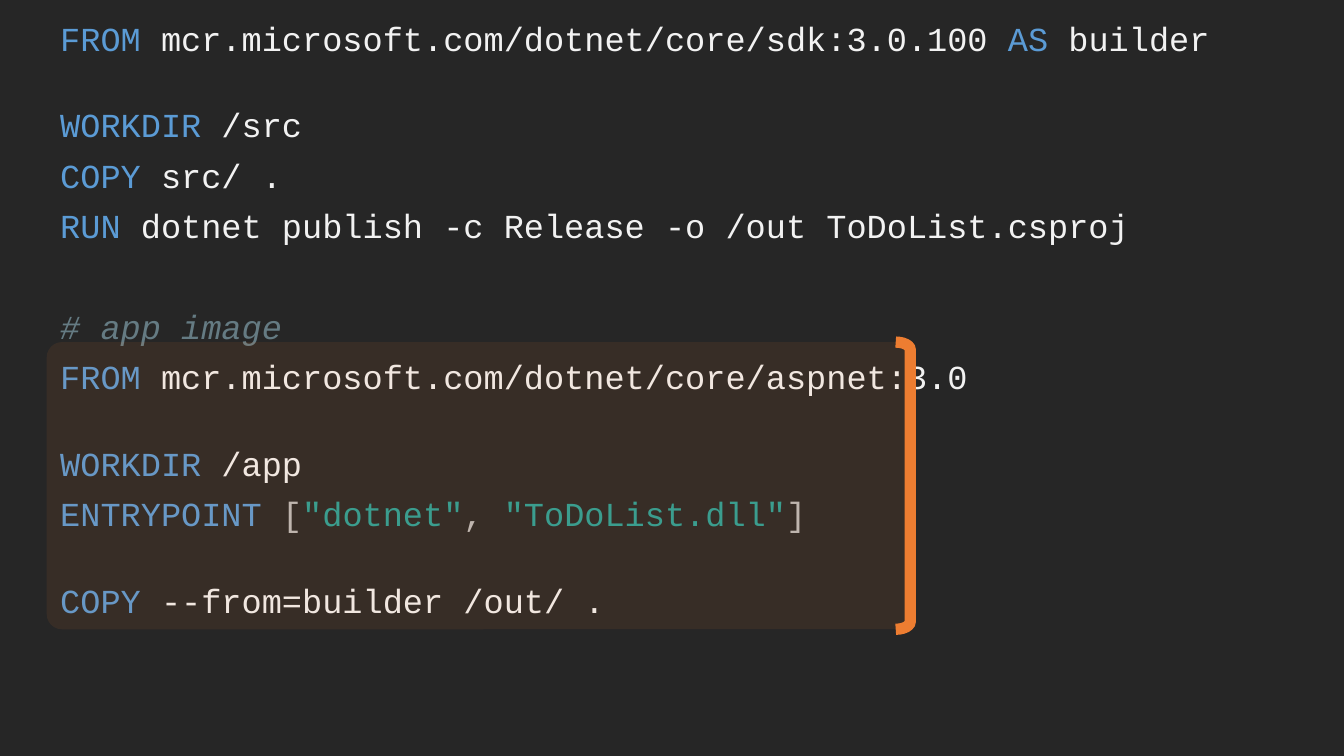
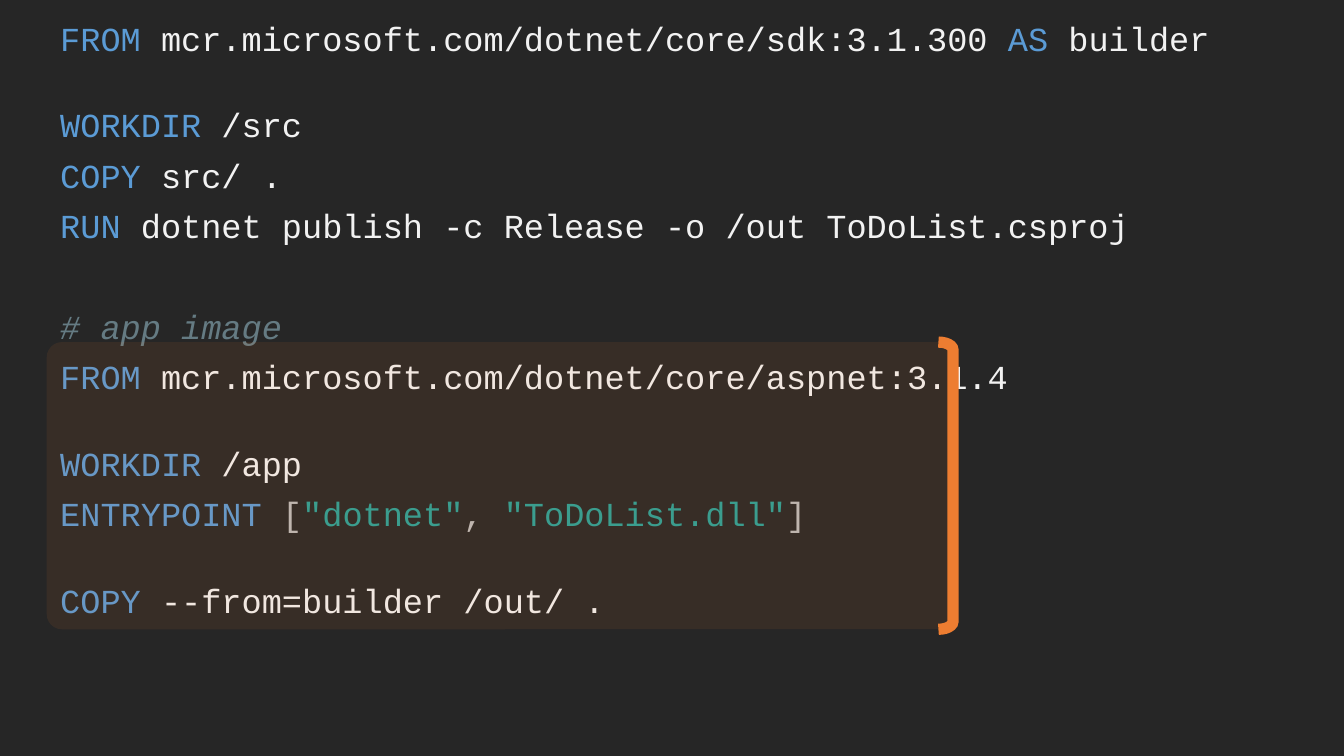
Before and after one commit to sixeyed/dak4.net, a slide deck: slide 6 of slides/01-docker-101.pptx. Drawn at 1344x756 pixels with LibreOffice and Linux fonts; fonts in the diff are those of the drawing. Boxes give left, top, right and bottom in pixels: in the first picture for what was removed or moved away, otherwise in the second. Text is boxed around its words. In the diff, an @@ line names an element or a change of style, - is before the commit and + after.

```diff
--- a/slides/01-docker-101.pptx
+++ b/slides/01-docker-101.pptx
@@ text at bbox=[60, 26, 1209, 52]: text changed @@
-FROM mcr.microsoft.com/dotnet/core/sdk:3.0.100 AS builder
+FROM mcr.microsoft.com/dotnet/core/sdk:3.1.300 AS builder
@@ rounded rectangle: place and size @@
-rounded rectangle at bbox=[47, 343, 910, 630]
+rounded rectangle at bbox=[47, 343, 953, 630]
@@ right bracket: place and size @@
-right bracket at bbox=[895, 343, 910, 630]
+right bracket at bbox=[938, 343, 953, 630]
@@ text at bbox=[60, 365, 1008, 399]: text changed @@
-FROM mcr.microsoft.com/dotnet/core/aspnet:3.0
+FROM mcr.microsoft.com/dotnet/core/aspnet:3.1.4
```
Also in this commit, not shown: 2 other slides changed, 8 other files.
